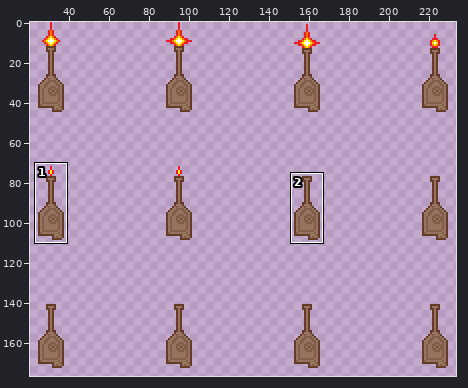
Sprite sheet: images/brown_turret_sheet.png. The picture above shows the old version from afar; the outline marks the close-up.
Close-up. Before:
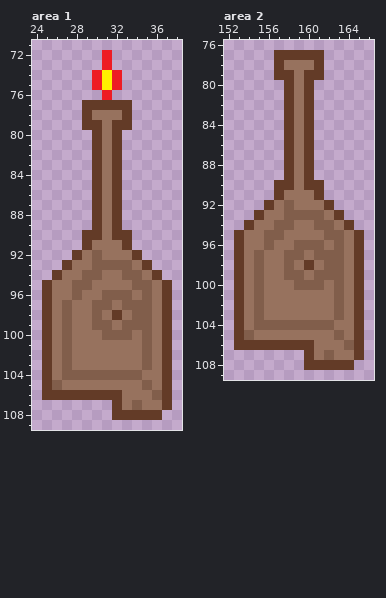
The file is 256x192 pixels. Colours within 5 levels of each other are drawn and written as one. Shown: area 1: x 24..38, y 71..109; area 2: x 152..166, y 76..109. The wide view leaves out empty margins. The commit also changed other parts of the picture, which this record leaves out.
Now the later version:
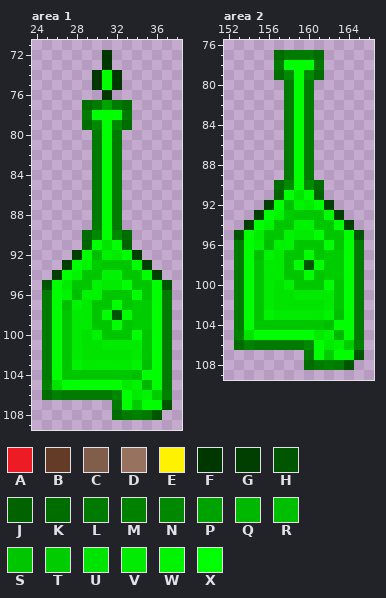
Palette (. is transparent): A #ed1c24  B #633b27  C #815e4b  D #97725e  E #fff200  F #003700  G #003f00  H #005600  J #006300  K #006d00  L #007a00  M #008200  N #008800  P #00a200  Q #00b700  R #00be00  S #00c600  T #00cd00  U #00e400  V #00eb00  W #00f300  X #00ff00
Diff:
Changed rows in their new state; - is an unchanged pixel.
Area 1:
first column x 25:
 72 ------F------
 73 ------F------
 74 -----FXF-----
 75 -----FXF-----
 76 ------F------
 77 ----KLPLK----
 78 ----LXXXL----
 79 ----KNXNK----
 80 -----LXL-----
 81 -----LXL-----
 82 -----LXL-----
 83 -----LXL-----
 84 -----LXL-----
 85 -----LXL-----
 86 -----LXL-----
 87 -----LXL-----
 88 -----LXL-----
 89 -----LXL-----
 90 ----KNXNK----
 91 ----JXUXJ----
 92 ---GXRWVXG---
 93 --GXWTSSSXG--
 94 -GXWSSWWSSXG-
 95 HXVSSWVVXSSXH
 96 LXWRWWSSSXSXL
 97 LXRWVSSXSTTXL
 98 LXSVVSXHXTTXL
 99 LXSVVSSXSTTXL
100 LXSVUWSSSXSXL
101 LXSVUUVVVVSXL
102 LXSVUUUUUVSXL
103 LXSWVVVVVWRXL
104 LXSSSSSSSRXXL
105 MUXXXXXXVWQXL
106 KMLLLLLNXVWTM
107 -------LXTXXH
108 -------KLMLH-
Area 2:
first column x 153:
 77 ----KLLLK----
 78 ----LXXXL----
 79 ----KNXNK----
 80 -----LXL-----
 81 -----LXL-----
 82 -----LXL-----
 83 -----LXL-----
 84 -----LXL-----
 85 -----LXL-----
 86 -----LXL-----
 87 -----LXL-----
 88 -----LXL-----
 89 -----LXL-----
 90 ----KNXNK----
 91 ----JXUXJ----
 92 ---GXRWVXG---
 93 --GXWTSSSXG--
 94 -GXWSSWWSSXG-
 95 HXVSSWVVXSSXH
 96 LXWRWWSSSXSXL
 97 LXRWVSSXSTTXL
 98 LXSVVSXHXTTXL
 99 LXSVVSSXSTTXL
100 LXSVUWSSSXSXL
101 LXSVUUVVVVSXL
102 LXSVUUUUUVSXL
103 LXSWVVVVVWRXL
104 LXSSSSSSSRXXL
105 MUXXXXXXVWQXL
106 KMLLLLLNXVWTM
107 -------LXTXXH
108 -------KLMLH-
